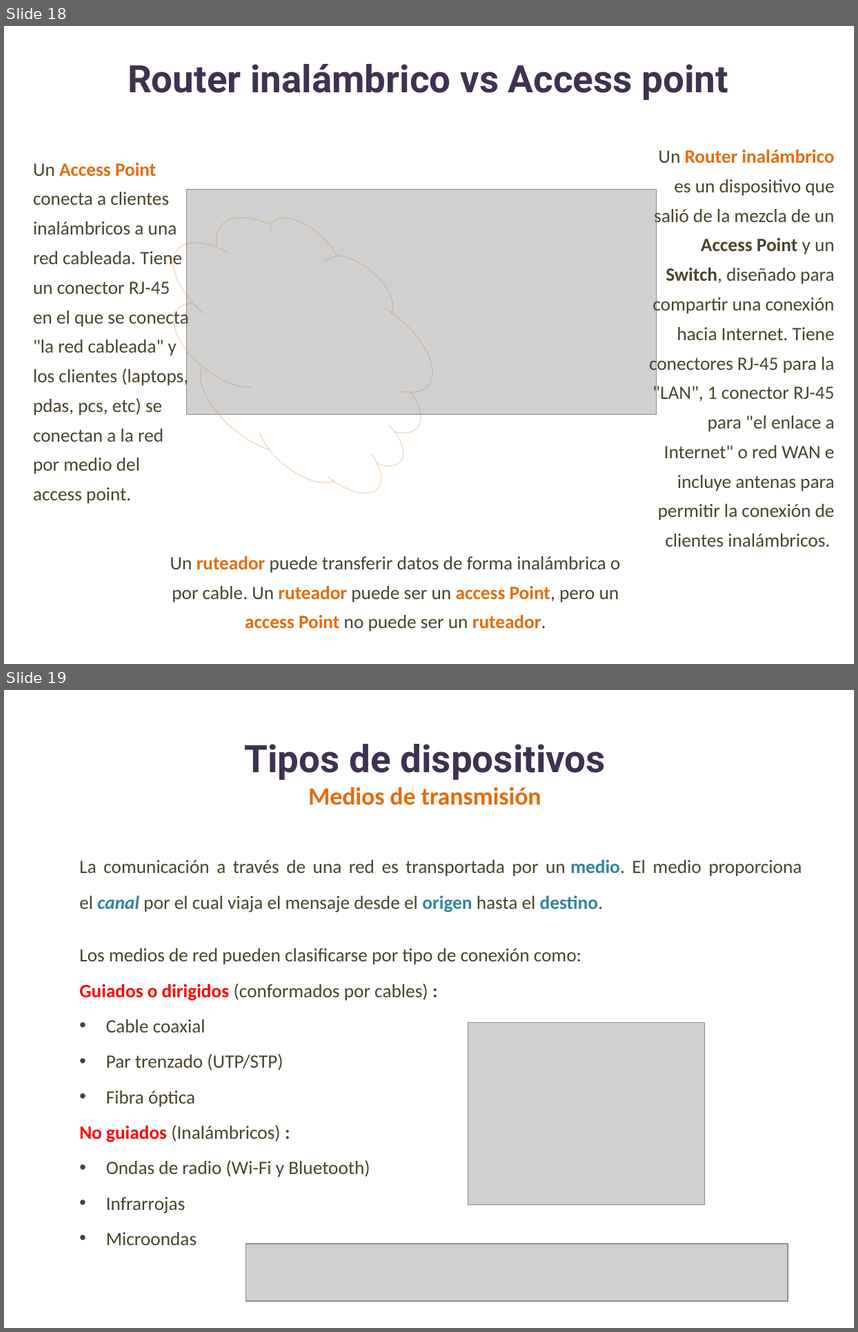
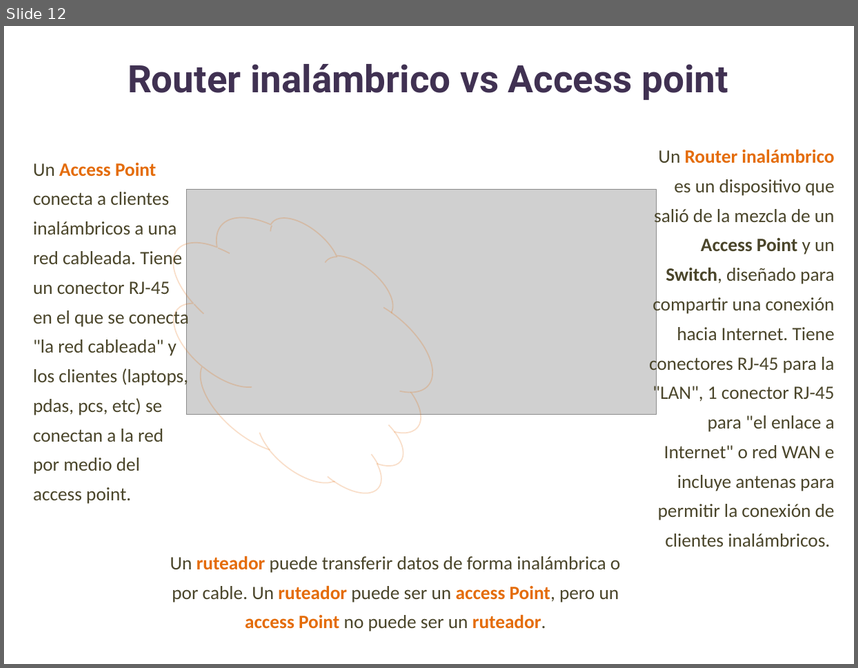
Before and after one commit to lizetheP/WAN, a slide deck: Calendario/Presentaciones/1_IntroduccionRedes.pptx. Shown one above the other, each under a label of ours: slides 18 and 19 before the commit, slide 12 after it. The pictures are 858x1332 and 858x668 pixels, drawn with LibreOffice and Linux fonts; fonts in the diff are those of the drawing; grey boxes stand for pictures. Boxes give left, top, right and bottom in pixels: in the first picture for what was removed or moved away, otherwise in the second. Text is boxed around its words. In the diff, an @@ line names an element or a change of style, - is before the commit and + after.

```diff
--- a/Calendario/Presentaciones/1_IntroduccionRedes.pptx
+++ b/Calendario/Presentaciones/1_IntroduccionRedes.pptx
@@ slide 19 removed at [4,690,854,1328], background #FFFFFF @@
@@ text removed at [245,744,606,780] @@
-Tipos de dispositivos
@@ text removed at [308,787,542,805] @@
-Medios de transmisión
@@ text removed at [79,860,802,912] @@
-La comunicación a través de una red es transportada por un medio. El medio proporciona el canal por el cual viaja el mensaje desde el origen hasta el destino.
@@ text removed at [79,948,582,1245] @@
-Los medios de red pueden clasificarse por tipo de conexión como:
-Guiados o dirigidos (conformados por cables) :
-• Cable coaxial
-• Par trenzado (UTP/STP)
-• Fibra óptica
-No guiados (Inalámbricos) :
-• Ondas de radio (Wi-Fi y Bluetooth)
-• Infrarrojas
-• Microondas
@@ picture removed at [468,1023,705,1204] @@
@@ picture removed at [246,1243,788,1301] @@
@@ what was slide 18 is now slide 12 @@
```
Also in this commit, not shown: 6 other slides removed, 2 other files.
